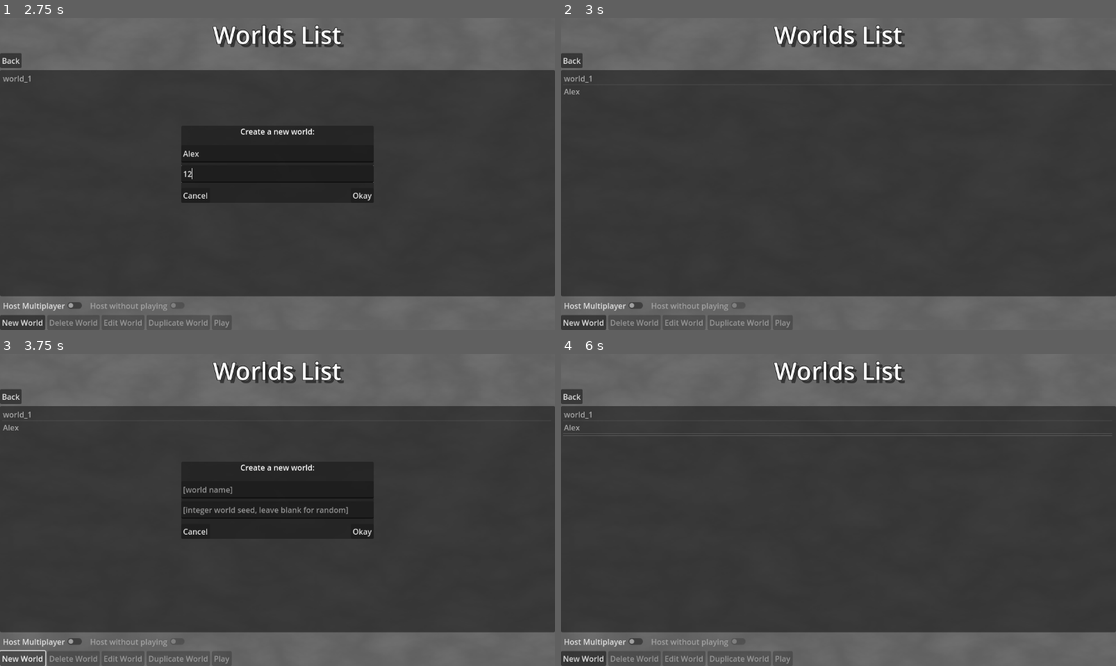
Above: before the commit, frames 1-4 (two rows, left to right).
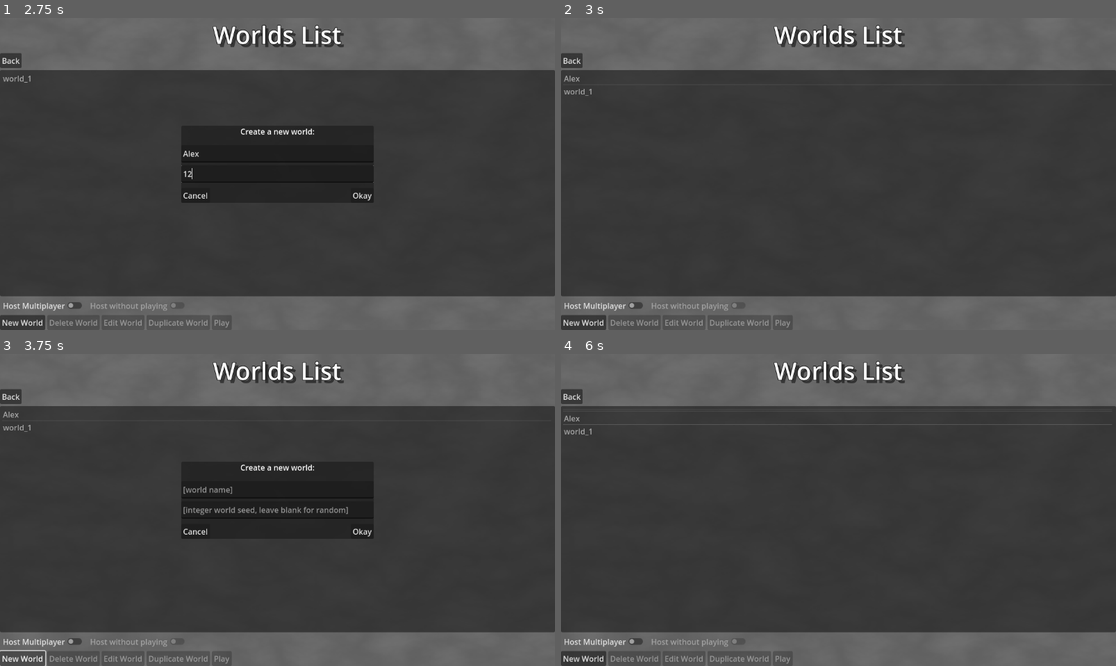
Above: after the commit, the same moments.

Repository: pixerhp/Hatchetflair
Game: Godot game, scene res://scenes/main_menu.tscn
Same seed, same stepped clock (60 frames per second), same inputs: the game is played once before the commit and once after it.
Inputs (mouse positions are in pixels of both pictures, inside the frame that each line leads up to):
- Up to frame 1 (2.75 s): click "Start World" at 0.5 s; click "New World" at 1.25 s; click (277, 155) at 2.02 s; type "Alex" at 2.1 s; click (277, 174) at 2.25 s; type "12" at 2.33 s
- Up to frame 2 (3 s): click "Okay" at 2.75 s
- Up to frame 3 (3.75 s): click "New World" at 3.5 s
- Up to frame 4 (6 s): click "Okay" at 4.25 s; click "New World" at 5 s; click "Okay" at 5.75 s

Frame 1 is identical in both runs. In frame 2, 0.1% of the frame differs, in the area x 0-6%, y 18-25%; in frame 3, 0.1%; in frame 4, 0.6%, in the area x 0-100%, y 18-27%.

Commit message:
Offloaded list-sorting work to FileManager

Diff:
--- a/scripts/main_menu_scripts/menu_join.gd
+++ b/scripts/main_menu_scripts/menu_join.gd
@@ -116,7 +116,7 @@
 
 
 func update_the_displayed_servers_list():
-	reorder_servers_alphabetically()
+	FileManager.sort_txtfile_contents_alphabetically(servers_list_file_location, 1, 2)
 	$JoinScreenUI/SavedServersList.clear()
 
 	# Add each server nickname from the text file to the displayed servers list text you see in the menu.
@@ -124,43 +124,6 @@
 	for index in range(1, servers_list_txtfile_lines.size()-1, 2):
 		$JoinScreenUI/SavedServersList.add_item(servers_list_txtfile_lines[index])
 	return
-
-func reorder_servers_alphabetically():
-	var file_contents: Array[String] = FileManager.read_txtfile_lines_as_array(servers_list_file_location, false)
-	if (file_contents.size() == 0):
-		push_warning("Found the servers list text file contents to be completely empty (notably without even a version) when attempting to sort/reorder them.")
-		return
-	elif (file_contents.size() == 1):
-		# (No need to sort the list in this situation.)
-		return
-
-	# Concatenate nicknames and ips together before sorting, so that we know which nickname goes with which ip later.
-	var concatenated_lines: Array[String] = []
-	for index in range(1, file_contents.size()-1, 2):
-		concatenated_lines.append(file_contents[index] + file_contents[index+1] + "ip_at:" + str(file_contents[index].length()))
-
-	# Sort the concatenated items alphabetically (a to z.) (The custom function is so that 1 < 2 < 10.)
-	concatenated_lines.sort_custom(func(a, b): return a.naturalnocasecmp_to(b) < 0)
-
-	# Unconcatenate the nicknames and ips, and replace the current servers list file contents with the sorted version.
-	file_contents.clear()
-	file_contents.append(GlobalStuff.game_version_entire)
-	var letter_num: int = 0
-	var ip_string_start_index: int = 0
-	for list_item in concatenated_lines:
-		# Searches for and uses the rightmost instance of "ip_at:" in each concatenated item for unconcatenating.
-		letter_num = list_item.length()-7 # (It would be 6, but we know that there's at least 1 digit after it.)
-		while not (list_item.substr(letter_num,6) == "ip_at:"):
-			letter_num -= 1
-			if (letter_num < 0):
-				push_error("The string \"ip_at:\" was not found when unconcatenating items during sorting the server list. (Aborting sort.)")
-				return
-		ip_string_start_index = int(list_item.substr(letter_num + 6))
-		file_contents.append(list_item.substr(0, ip_string_start_index))
-		file_contents.append(list_item.substr(ip_string_start_index, letter_num - ip_string_start_index))
-
-	# Replace the servers list file contents with the new sorted copy of it's current contents.
-	FileManager.write_txtfile_from_array_of_lines(servers_list_file_location, file_contents)
 
 
 func _on_servers_list_item_selected():
--- a/scripts/main_menu_scripts/menu_worlds.gd
+++ b/scripts/main_menu_scripts/menu_worlds.gd
@@ -143,7 +143,7 @@
 # Update the text of the visible worlds-list for the player.
 func update_displayed_worlds_list_text():
 	sync_worlds_list_to_what_world_folders_actually_exist()
-	reorder_worlds_alphabetically()
+	FileManager.sort_txtfile_contents_alphabetically(worlds_list_file_location, 1, 2)
 
 	var displayed_worlds_list_text = get_node("WorldsScreenUI/SavedWorldsList")
 	displayed_worlds_list_text.clear()
@@ -152,9 +152,6 @@
 	# Only use the regular world names for the displayed text. (It starts at index 1 to skip the version string.)
 	for index in range(1, worlds_list_file_contents.size()-1, 2):
 		displayed_worlds_list_text.add_item(worlds_list_file_contents[index])
-
-func reorder_worlds_alphabetically():
-	pass
 
 # Helpful in the instance that any world folders exist without the worlds list text file "knowing" about them.
 func sync_worlds_list_to_what_world_folders_actually_exist():
